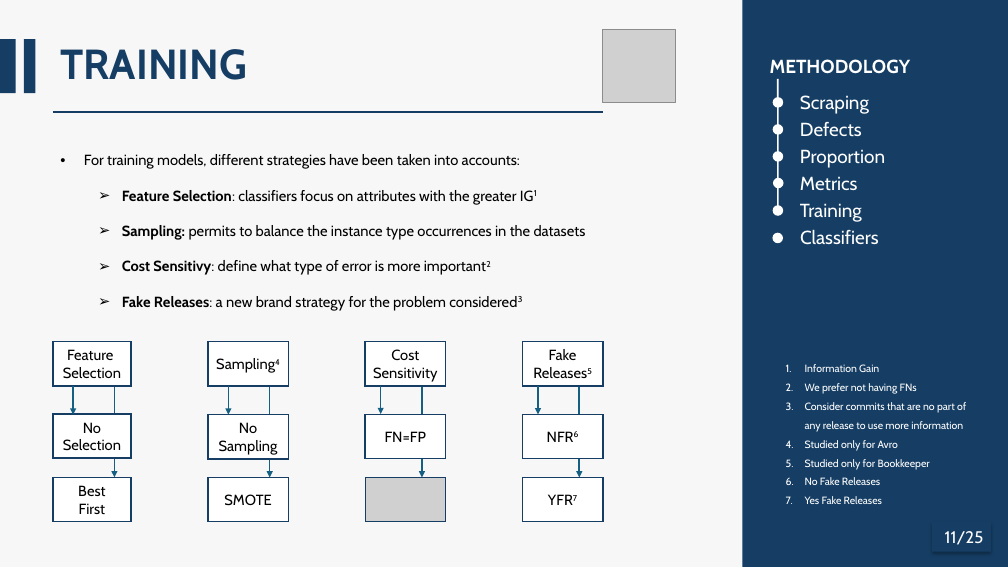
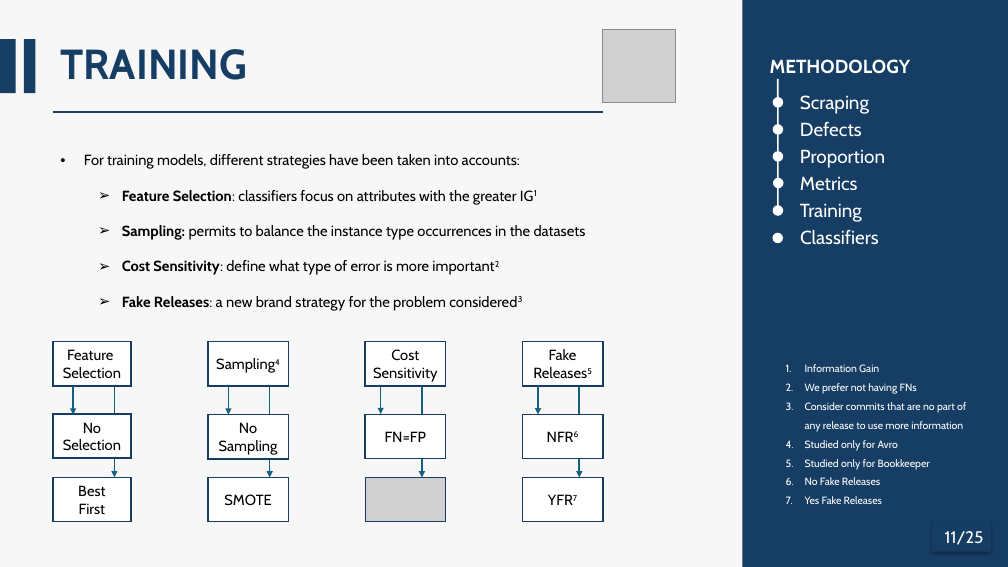
Before and after one commit to AlessandroFinocchi/ISW2_Metrics_Proj, a slide deck: slide 11 of docs/ISW2_Presentation.pptm. Drawn at 1008x567 pixels with LibreOffice and Linux fonts; fonts in the diff are those of the drawing; grey boxes stand for pictures. Boxes give left, top, right and bottom in pixels: in the first picture for what was removed or moved away, otherwise in the second. Text is boxed around its words. In the diff, an @@ line names an element or a change of style, - is before the commit and + after.

```diff
--- a/docs/ISW2_Presentation.pptm
+++ b/docs/ISW2_Presentation.pptm
@@ text at (122,260,429,275): text changed @@
-  ➢ Cost Sensitivy: define what type of error is more important2
+  ➢ Cost Sensitivity: define what type of error is more important2
```
Also in this commit, not shown: 4 other slides changed.
